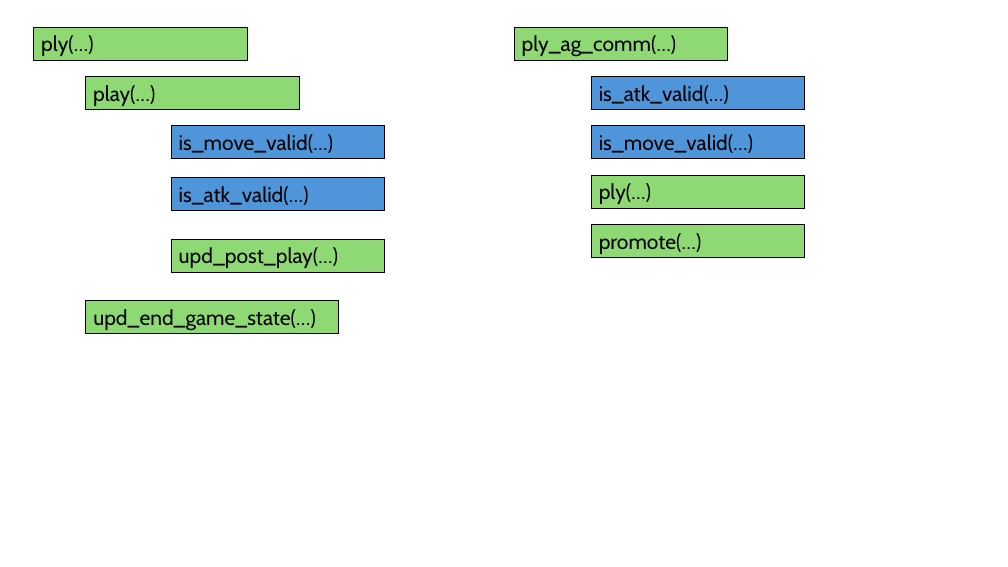
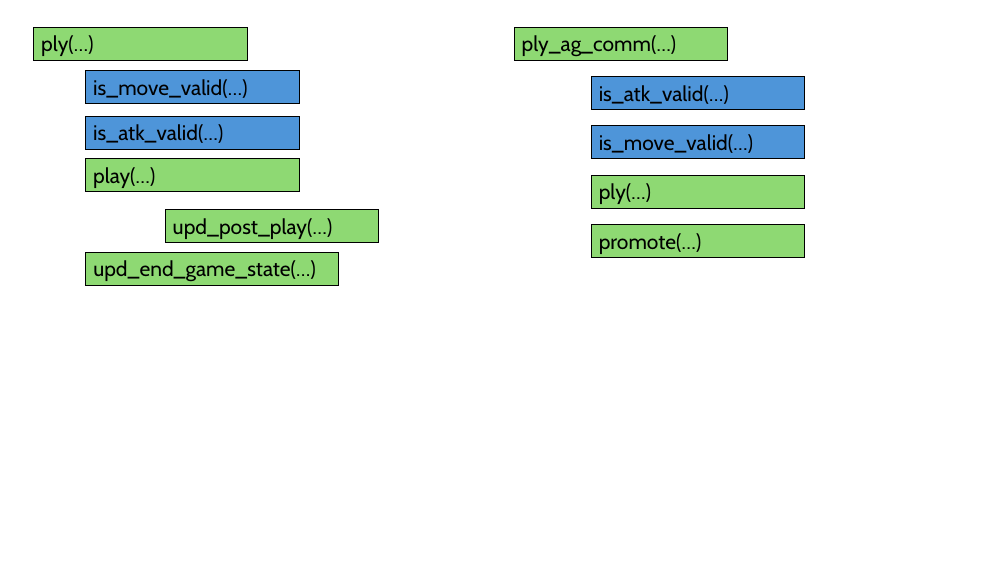
Before and after one commit to XiaoYiQing/game_dev_practice, a slide deck: slide 2 of docs/chess_structure.pptx. Drawn at 1008x567 pixels with LibreOffice and Linux fonts; fonts in the diff are those of the drawing. Boxes give left, top, right and bottom in pixels: in the first picture for what was removed or moved away, otherwise in the second. Text is boxed around its words. In the diff, an @@ line names an element or a change of style, - is before the commit and + after.

```diff
--- a/docs/chess_structure.pptx
+++ b/docs/chess_structure.pptx
@@ rectangle "is_move_valid(…)": place and size @@
-rectangle "is_move_valid(…)" at box(172, 126, 385, 159)
+rectangle "is_move_valid(…)" at box(86, 70, 299, 104)
@@ rectangle "is_atk_valid(…)": place and size @@
-rectangle "is_atk_valid(…)" at box(172, 178, 385, 211)
+rectangle "is_atk_valid(…)" at box(86, 116, 299, 150)
@@ rectangle "play(…)": place and size @@
-rectangle "play(…)" at box(86, 76, 299, 110)
+rectangle "play(…)" at box(86, 159, 299, 192)
@@ rectangle "upd_post_play(…)": place and size @@
-rectangle "upd_post_play(…)" at box(172, 239, 385, 272)
+rectangle "upd_post_play(…)" at box(166, 209, 379, 243)
@@ rectangle "upd_end_game_state(…)": place and size @@
-rectangle "upd_end_game_state(…)" at box(86, 301, 339, 334)
+rectangle "upd_end_game_state(…)" at box(86, 252, 339, 285)
```
Also in this commit, not shown: 1 other slide changed, 2 other files.
